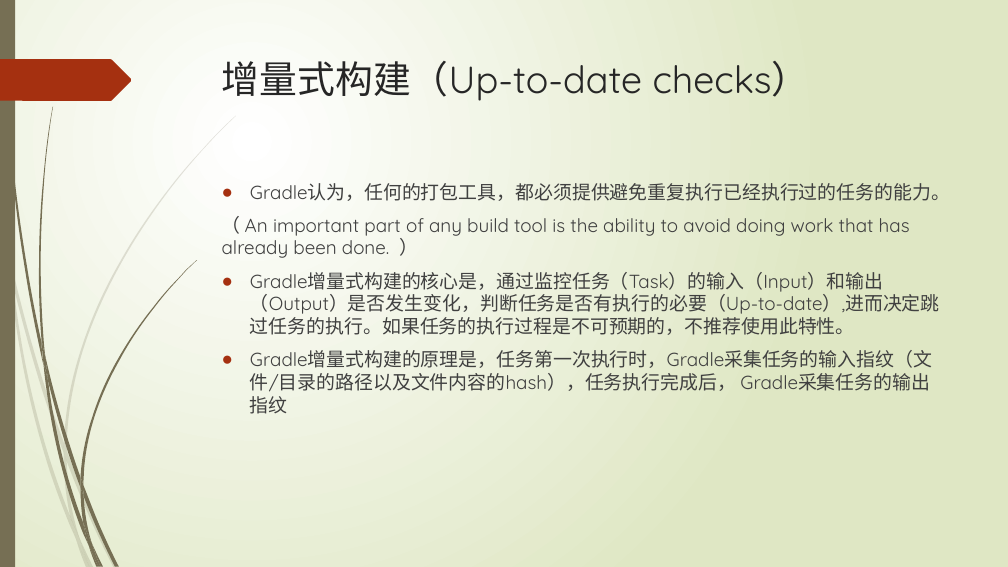
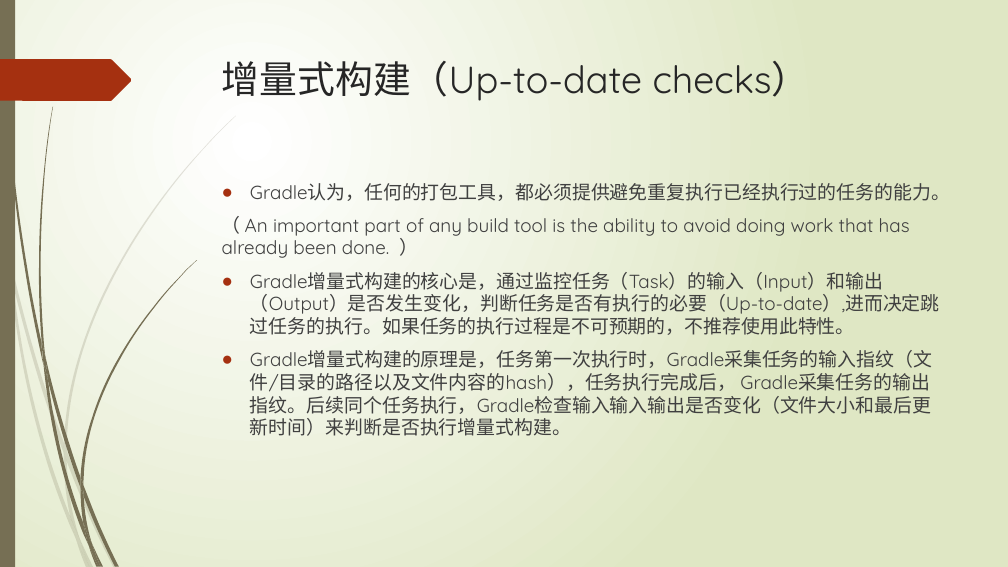
Before and after one commit to xljnc/gradle-springboot-plugin, a slide deck: slide 18 of doc/Gradle浅析.pptx. Drawn at 1008x567 pixels with LibreOffice and Linux fonts; fonts in the diff are those of the drawing. Boxes give left, top, right and bottom in pixels: in the first picture for what was removed or moved away, otherwise in the second. Text is boxed around its words. In the diff, an @@ line names an element or a change of style, - is before the commit and + after.

```diff
--- a/doc/Gradle浅析.pptx
+++ b/doc/Gradle浅析.pptx
@@ text at (250, 350, 932, 436): text changed @@
-● Gradle增量式构建的原理是，任务第一次执行时，Gradle采集任务的输入指纹（文件/目录的路径以及文件内容的hash），任务执行完成后， Gradle采集任务的输出指纹
+● Gradle增量式构建的原理是，任务第一次执行时，Gradle采集任务的输入指纹（文件/目录的路径以及文件内容的hash），任务执行完成后， Gradle采集任务的输出指纹。后续同个任务执行，Gradle检查输入输入输出是否变化（文件大小和最后更新时间）来判断是否执行增量式构建。
```
Also in this commit, not shown: 1 slide added.
